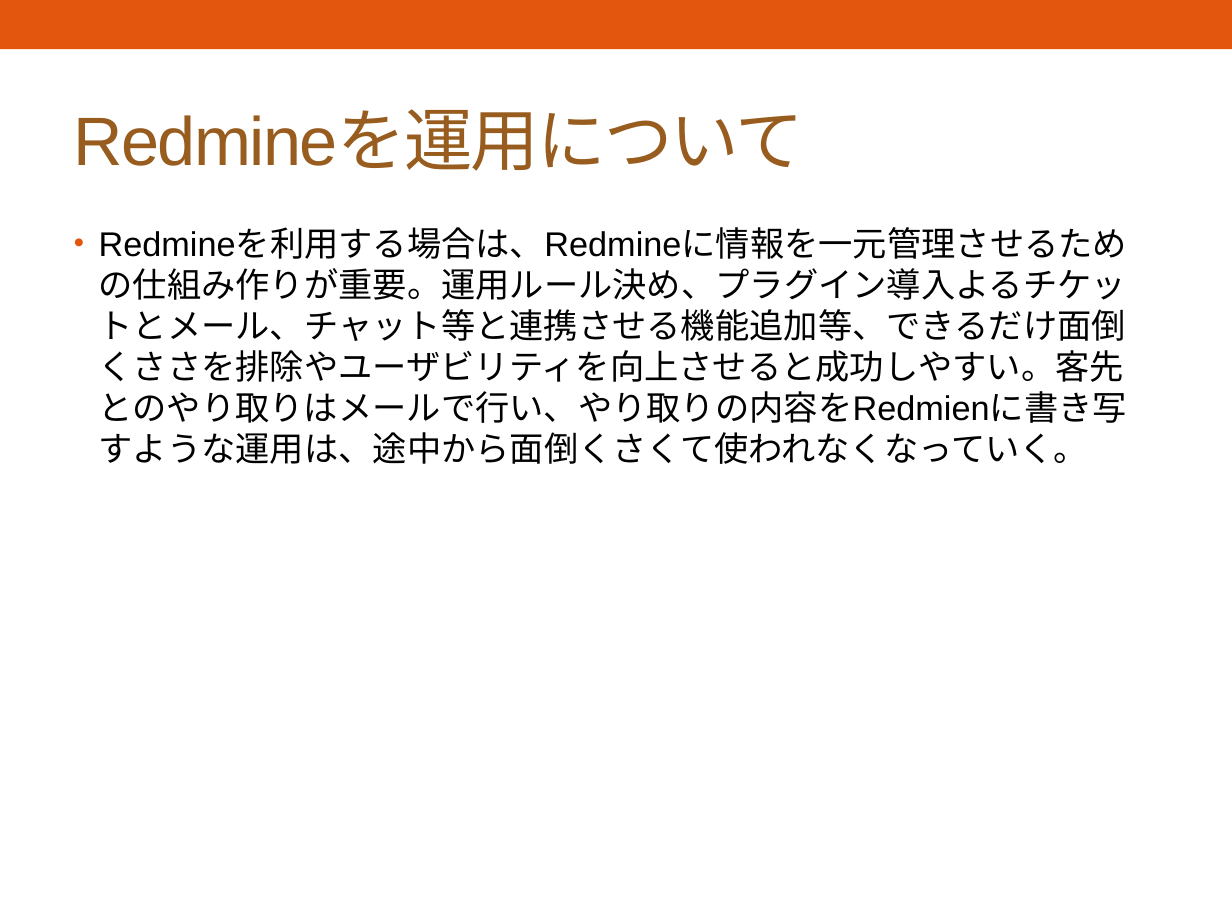
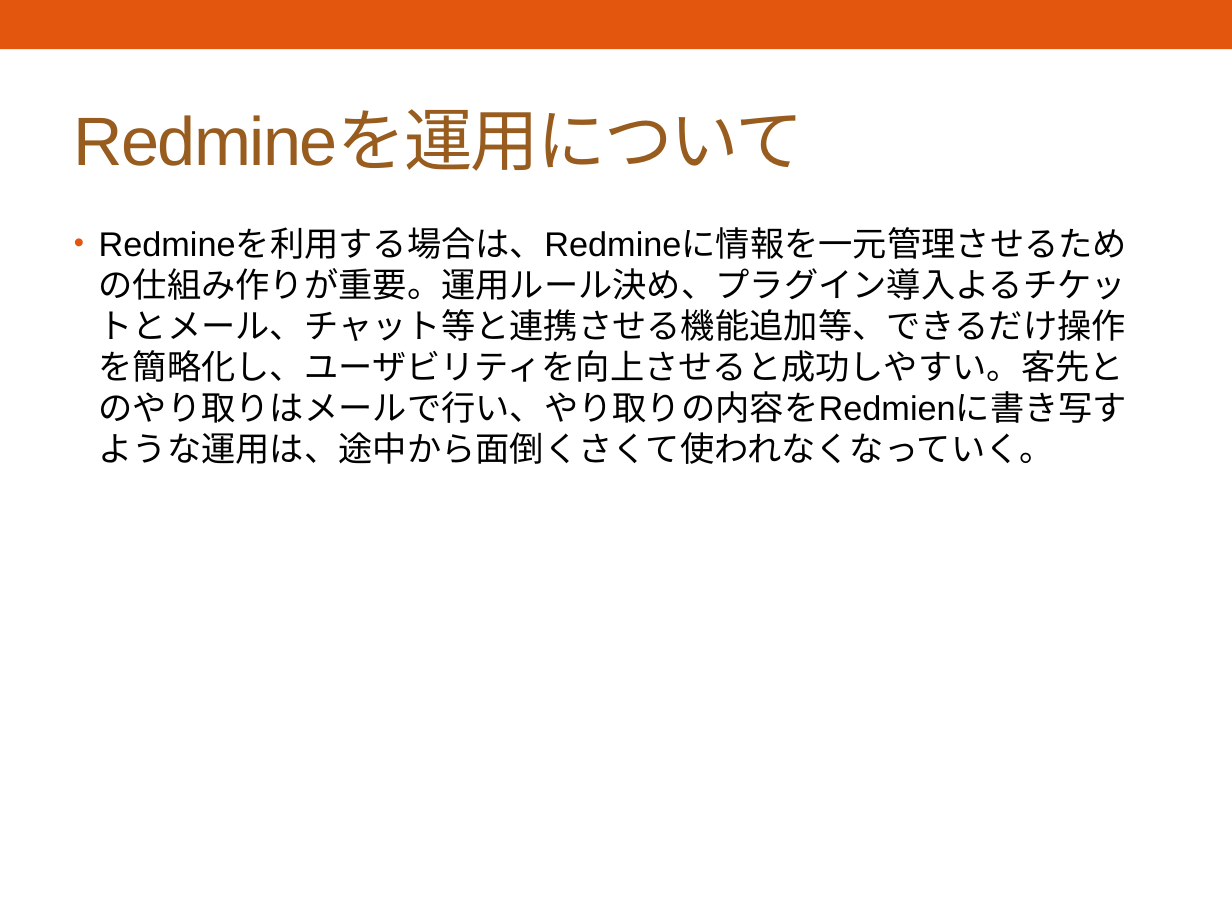
Before and after one commit to kanosawa-mk2/Doc, a slide deck: slide 15 of 勉強会資料/Redmine.pptx. Drawn at 1232x924 pixels with LibreOffice and Linux fonts; fonts in the diff are those of the drawing. Boxes give left, top, right and bottom in pixels: in the first picture for what was removed or moved away, otherwise in the second. Text is boxed around its words. In the diff, an @@ line names an element or a change of style, - is before the commit and + after.

```diff
--- a/勉強会資料/Redmine.pptx
+++ b/勉強会資料/Redmine.pptx
@@ text at box(99, 228, 1128, 464): text changed @@
-• Redmineを利用する場合は、Redmineに情報を一元管理させるための仕組み作りが重要。運用ルール決め、プラグイン導入よるチケットとメール、チャット等と連携させる機能追加等、できるだけ面倒くささを排除やユーザビリティを向上させると成功しやすい。客先とのやり取りはメールで行い、やり取りの内容をRedmienに書き写すような運用は、途中から面倒くさくて使われなくなっていく。
+• Redmineを利用する場合は、Redmineに情報を一元管理させるための仕組み作りが重要。運用ルール決め、プラグイン導入よるチケットとメール、チャット等と連携させる機能追加等、できるだけ操作を簡略化し、ユーザビリティを向上させると成功しやすい。客先とのやり取りはメールで行い、やり取りの内容をRedmienに書き写すような運用は、途中から面倒くさくて使われなくなっていく。
```
Also in this commit, not shown: 2 other slides changed.
